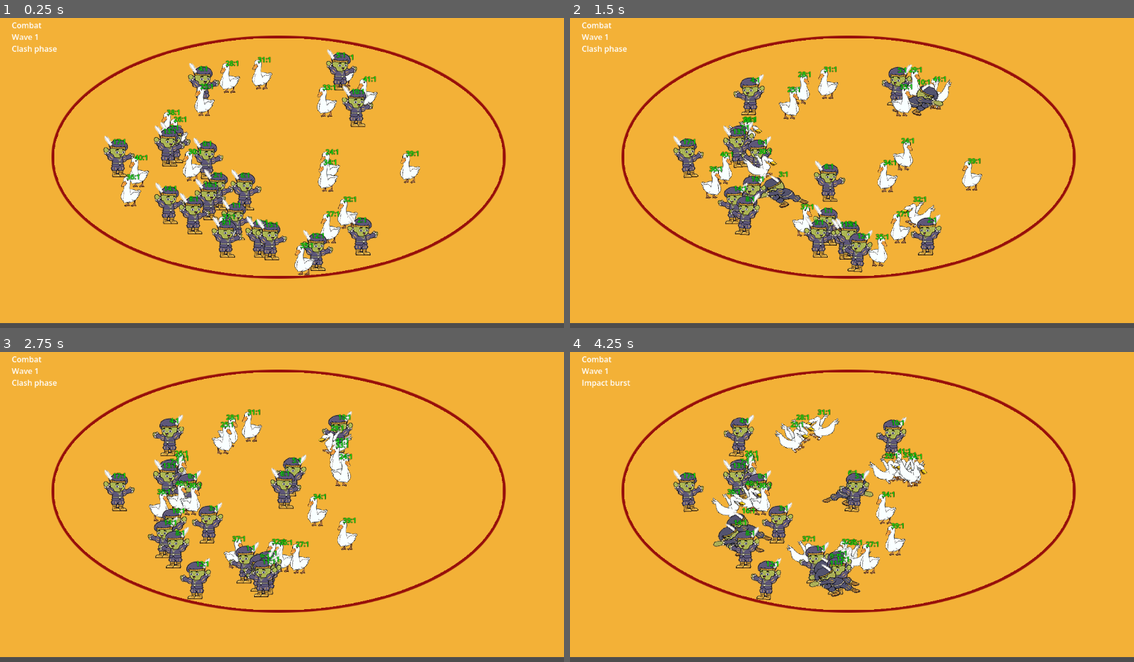
Above: before the commit, frames 1-4 (two rows, left to right).
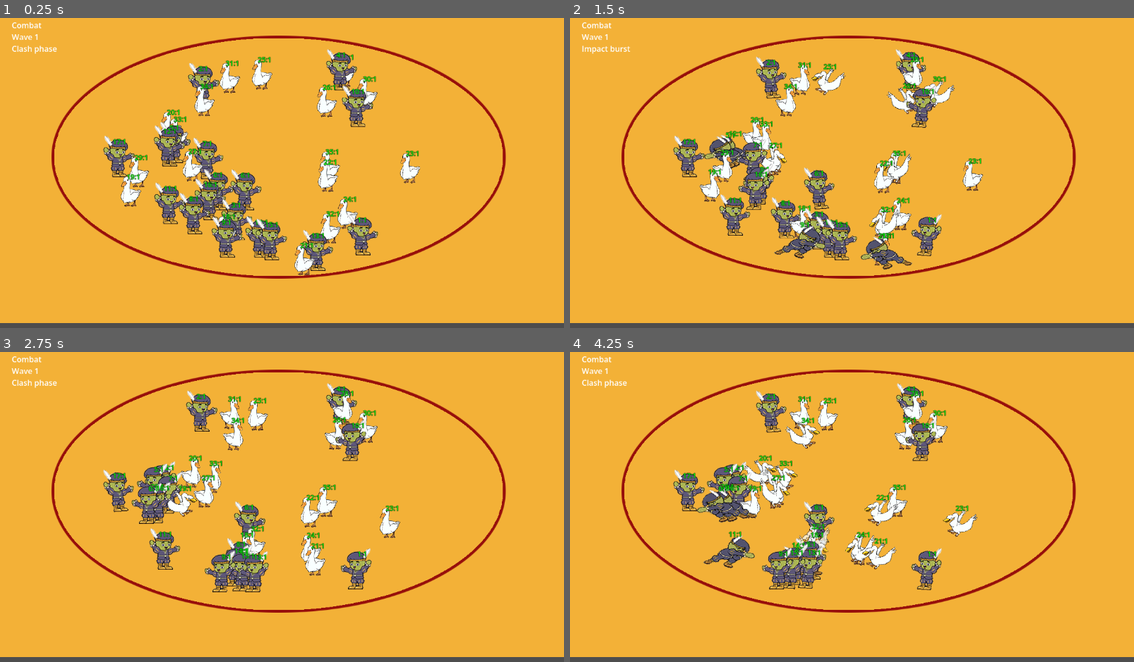
Above: after the commit, the same moments.

Repository: changingzhao-cpu/demo
Game: Godot game, scene res://scenes/main/main_scene.tscn
The game is run twice, just before and just after one commit, with the same random seed, the same clock (stepped at 60 frames per second) and the same inputs.
Inputs (mouse positions are in pixels of both pictures, inside the frame that each line leads up to):
- Up to frame 1 (0.25 s): no input
- Up to frame 2 (1.5 s): tap Enter at 0.5, 0.6 s; move the mouse to (976, 154) at 0.52 s; click (976, 154) at 0.67 s; move the mouse to (739, 185) at 1.27 s; tap Keypad Enter at 1.35 s; click (739, 185) at 1.42 s
- Up to frame 3 (2.75 s): move the mouse to (338, 435) at 2.02 s; tap Enter at 2.1 s; click (338, 435) at 2.17 s
- Up to frame 4 (4.25 s): move the mouse to (823, 565) at 2.77 s; tap Keypad Enter at 2.85 s; click (823, 565) at 2.92 s; move the mouse to (1021, 550) at 3.52 s; tap Enter at 3.6 s; click (1021, 550) at 3.67 s

The runs differ from the first frame. In frame 1, 0.4% of the frame differs, in the area x 22-74%, y 10-75%; in frame 2, 12%; in frame 3, 12%; in frame 4, 14%, in the area x 2-73%, y 8-80%.

Commit message:
fix: stabilize initial unit id bindings
Bind initial battle views with a stable entity-id ordering so screen slots keep the same unit numbers across runs.

Co-Authored-By: Claude Sonnet 4.6 (1M context) <noreply@anthropic.com>

Diff:
--- a/scripts/battle/battle_controller.gd
+++ b/scripts/battle/battle_controller.gd
@@ -205,6 +205,54 @@
 			return
 
 func select_visible_entity_ids(limit: int = VISIBLE_ENTITY_LIMIT) -> Array[int]:
+	return get_stable_visible_entity_ids(limit)
+
+func get_stable_visible_entity_ids(limit: int = VISIBLE_ENTITY_LIMIT) -> Array[int]:
+	var allies: Array[int] = []
+	var enemies: Array[int] = []
+	for entity_id in _live_entity_ids:
+		if not _entity_is_alive(entity_id):
+			continue
+		if _get_entity_team_id(entity_id) == ALLY_TEAM_ID:
+			allies.append(entity_id)
+		elif _get_entity_team_id(entity_id) == ENEMY_TEAM_ID:
+			enemies.append(entity_id)
+	allies.sort()
+	enemies.sort()
+	var selected: Array[int] = []
+	var per_side := maxi(1, limit / 2)
+	var ally_count := mini(per_side, allies.size())
+	var enemy_count := mini(per_side, enemies.size())
+	for index in range(ally_count):
+		selected.append(allies[index])
+	for index in range(enemy_count):
+		selected.append(enemies[index])
+	var remaining := limit - selected.size()
+	var extra_index := 0
+	while remaining > 0 and (ally_count + extra_index < allies.size() or enemy_count + extra_index < enemies.size()):
+		if ally_count + extra_index < allies.size():
+			selected.append(allies[ally_count + extra_index])
+			remaining -= 1
+			if remaining <= 0:
+				break
+		if enemy_count + extra_index < enemies.size():
+			selected.append(enemies[enemy_count + extra_index])
+			remaining -= 1
+		extra_index += 1
+	return selected
+
+func get_debug_binding_summary(limit: int = VISIBLE_ENTITY_LIMIT) -> Dictionary:
+	var selected := select_visible_entity_ids(limit)
+	var ally_count := 0
+	var enemy_count := 0
+	for entity_id in selected:
+		if _get_entity_team_id(entity_id) == ALLY_TEAM_ID:
+			ally_count += 1
+		elif _get_entity_team_id(entity_id) == ENEMY_TEAM_ID:
+			enemy_count += 1
+	return {"selected_count": selected.size(), "ally_count": ally_count, "enemy_count": enemy_count, "entity_ids": selected}
+
+func get_priority_visible_entity_ids(limit: int = VISIBLE_ENTITY_LIMIT) -> Array[int]:
 	var allies: Array[int] = []
 	var enemies: Array[int] = []
 	for entity_id in _live_entity_ids:
@@ -241,17 +289,6 @@
 			remaining -= 1
 		extra_index += 1
 	return selected
-
-func get_debug_binding_summary(limit: int = VISIBLE_ENTITY_LIMIT) -> Dictionary:
-	var selected := select_visible_entity_ids(limit)
-	var ally_count := 0
-	var enemy_count := 0
-	for entity_id in selected:
-		if _get_entity_team_id(entity_id) == ALLY_TEAM_ID:
-			ally_count += 1
-		elif _get_entity_team_id(entity_id) == ENEMY_TEAM_ID:
-			enemy_count += 1
-	return {"selected_count": selected.size(), "ally_count": ally_count, "enemy_count": enemy_count, "entity_ids": selected}
 
 func get_visible_entity_payloads(limit: int = VISIBLE_ENTITY_LIMIT) -> Array[Dictionary]:
 	var payloads: Array[Dictionary] = []
--- a/tests/battle/test_battle_scene_runtime_binding.gd
+++ b/tests/battle/test_battle_scene_runtime_binding.gd
@@ -16,6 +16,7 @@
 	_test_runtime_view_spread_matches_controller_payload_spread(failures)
 	_test_fixed_initial_layout_is_deterministic_across_instances(failures)
 	_test_initial_layout_syncs_bound_entities_26_and_40_before_combat_starts(failures)
+	_test_initial_binding_keeps_slot_entity_ids_stable_across_instances(failures)
 	return failures
 
 func _test_initial_layout_uses_runtime_combat_positions(failures: Array[String]) -> void:
@@ -209,6 +210,41 @@
 	_assert_true(missing_initial_sync.is_empty(), "initial layout should sync bound entities 26 and 40 before combat starts instead of leaving them at the origin", failures)
 	main_loop.root.remove_child(instance)
 	instance.free()
+
+func _test_initial_binding_keeps_slot_entity_ids_stable_across_instances(failures: Array[String]) -> void:
+	var battle_scene = _load_battle_scene()
+	_assert_true(battle_scene != null, "battle scene should load before slot stability checks", failures)
+	if battle_scene == null:
+		return
+	var main_loop: SceneTree = Engine.get_main_loop()
+	var first_instance = battle_scene.instantiate()
+	var second_instance = battle_scene.instantiate()
+	main_loop.root.add_child(first_instance)
+	await main_loop.process_frame
+	var first_ids := _collect_bound_entity_ids_by_slot(first_instance.get_node_or_null("UnitLayer"))
+	main_loop.root.remove_child(first_instance)
+	first_instance.free()
+	main_loop.root.add_child(second_instance)
+	await main_loop.process_frame
+	var second_ids := _collect_bound_entity_ids_by_slot(second_instance.get_node_or_null("UnitLayer"))
+	var compared_slots := mini(first_ids.size(), second_ids.size())
+	_assert_true(compared_slots >= 12, "slot stability check should compare enough initial bound views", failures)
+	var stable_slots := 0
+	for index in range(compared_slots):
+		if first_ids[index] == second_ids[index]:
+			stable_slots += 1
+	_assert_true(stable_slots == compared_slots, "initial view slots should keep the same entity ids across scene instances", failures)
+	main_loop.root.remove_child(second_instance)
+	second_instance.free()
+
+func _collect_bound_entity_ids_by_slot(unit_layer) -> Array[int]:
+	var ids: Array[int] = []
+	if unit_layer == null:
+		return ids
+	for child in unit_layer.get_children():
+		if child.has_method("get_entity_id"):
+			ids.append(int(child.call("get_entity_id")))
+	return ids
 
 func _test_runtime_keeps_units_visible_after_initial_layout(failures: Array[String]) -> void:
 	var battle_scene = _load_battle_scene()
